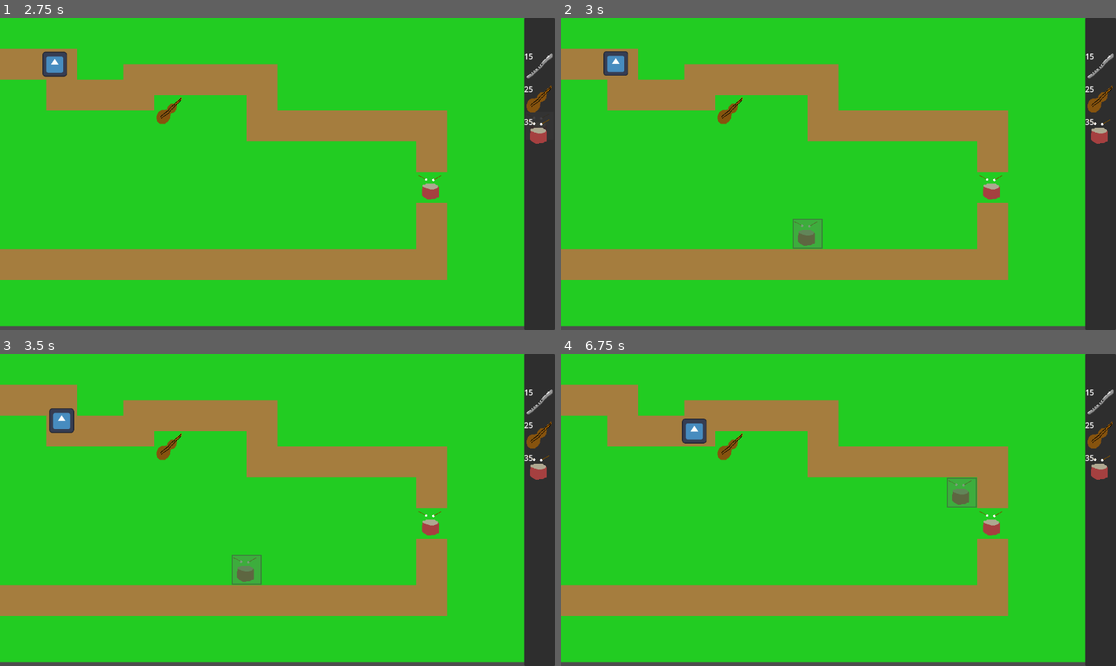
Above: before the commit, frames 1-4 (two rows, left to right).
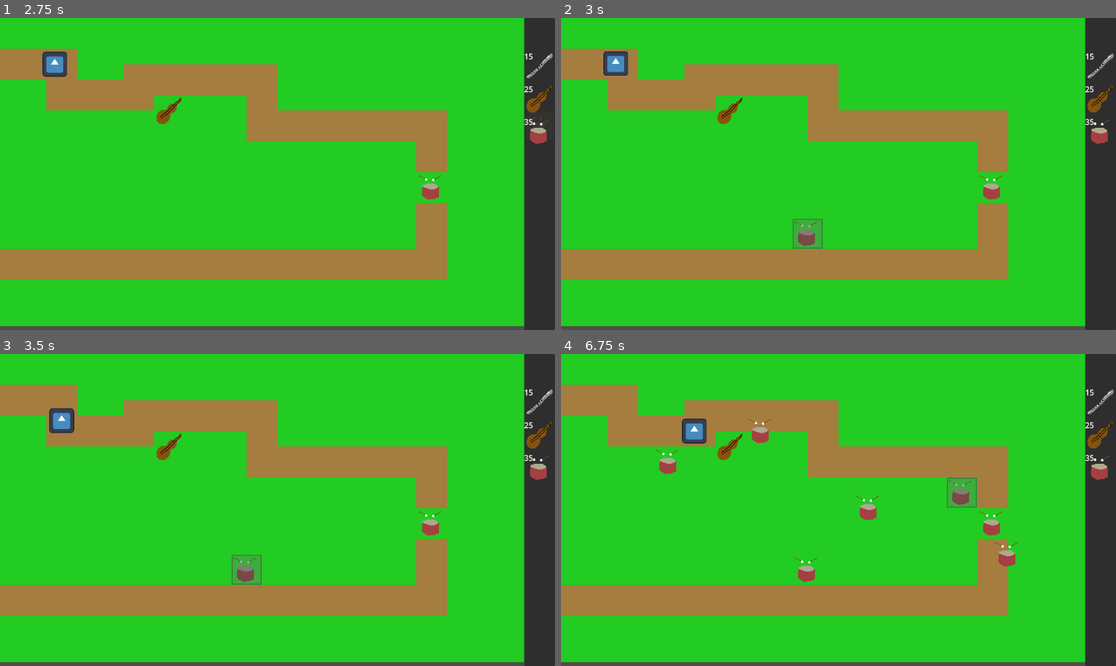
Above: after the commit, the same moments.

Repository: HedgeLizards/lout
Game: Godot game, scene res://scenes/world.tscn
The game is run twice, just before and just after one commit, with the same random seed, the same clock (stepped at 60 frames per second) and the same inputs. The engine's default icon, where the game draws it, is replaced by a stand-in: a white triangle on a blue panel in a dark square.
Inputs (mouse positions are in pixels of both pictures, inside the frame that each line leads up to):
- Up to frame 1 (2.75 s): tap Enter at 0.5 s; move the mouse to (538, 64) at 0.52 s; click (538, 64) at 0.67 s; move the mouse to (538, 99) at 1.27 s; click (538, 99) at 1.42 s; tap Space at 2 s; move the mouse to (538, 130) at 2.02 s; click (538, 130) at 2.17 s
- Up to frame 2 (3 s): tap Enter at 2.75 s; move the mouse to (810, 236) at 2.77 s; click (810, 236) at 2.92 s
- Up to frame 3 (3.5 s): no input
- Up to frame 4 (6.75 s): move the mouse to (1005, 556) at 3.52 s; click (1005, 556) at 3.67 s; move the mouse to (672, 463) at 4.27 s; click (672, 463) at 4.42 s; tap Space at 5 s; move the mouse to (866, 510) at 5.02 s; click (866, 510) at 5.17 s; tap Enter at 5.75 s; move the mouse to (755, 432) at 5.77 s; click (755, 432) at 5.92 s; move the mouse to (960, 494) at 6.52 s; click (960, 494) at 6.67 s

Frame 1 is identical in both runs. In frame 2, 0.1% of the frame differs, in the area x 42-47%, y 65-74%; in frame 3, 0.1%; in frame 4, 0.9%, in the area x 17-83%, y 20-74%.
Error before the commit: Cannot call method 'add_child' on a null value. (res://code/builder.gd:29)

Commit message:
fixed building and add option to cancel building

Diff:
--- a/code/builder.gd
+++ b/code/builder.gd
@@ -2,6 +2,7 @@
 
 var currency: int = 100
 var selected: Tower = null
+var tile_position: Vector2i
 
 func try_buy(tower: Tower):
 	if tower != null and tower.cost <= currency:
@@ -20,10 +21,13 @@
 func _input(event: InputEvent) -> void:
 	if event is InputEventMouseMotion:
 		#var tile_size: Vector2 = Vector2(%Background.tile_set.tile_size) * %Background.scale
-		global_position = %Grid.to_world(%Grid.to_grid(event.global_position))
+		tile_position = %Grid.to_grid(event.global_position)
+		global_position = %Grid.to_world(tile_position)
 
 func _unhandled_input(event: InputEvent) -> void:
 	if selected != null and event is InputEventMouseButton and event.pressed and event.button_index == 1:
 		var tower = selected.scene.instantiate()
 		tower.global_position = global_position
-		%Towers.add_child(tower)
+		$'../Level'.add_tower(selected, tile_position)
+	elif event is InputEventMouseButton and event.pressed and event.button_index == 2:
+		select(null)
--- a/code/level.gd
+++ b/code/level.gd
@@ -7,3 +7,10 @@
 
 	for tower in $Towers.get_children():
 		tower.shoot()
+
+func add_tower(blueprint: Tower, pos: Vector2i) -> void:
+
+	var tower = blueprint.scene.instantiate()
+	tower.position = $'../Grid'.to_world(pos)
+	prints(pos, tower.position)
+	$Towers.add_child(tower)
--- a/scenes/ui.tscn
+++ b/scenes/ui.tscn
@@ -1,9 +1,10 @@
-[gd_scene load_steps=5 format=3 uid="uid://c0pp0m557b0hp"]
+[gd_scene load_steps=6 format=3 uid="uid://c0pp0m557b0hp"]
 
 [ext_resource type="PackedScene" uid="uid://c2pqmnnauqe51" path="res://scenes/buy_button.tscn" id="1_nt7q6"]
 [ext_resource type="Texture2D" uid="uid://cx1h07kps2lqm" path="res://art/instruments/flute.png" id="2_gdt2y"]
 [ext_resource type="Texture2D" uid="uid://bpuo75wm7jr4f" path="res://art/instruments/stringed.png" id="2_x4jx1"]
 [ext_resource type="Texture2D" uid="uid://c84vpl7lom7ij" path="res://art/instruments/drums.png" id="4_wm3ai"]
+[ext_resource type="Texture2D" uid="uid://chmr40cxrhmf4" path="res://art/cancel.png" id="5_wm3ai"]
 
 [node name="UI" type="CanvasLayer"]
 
@@ -51,3 +52,7 @@
 layout_mode = 2
 texture = ExtResource("4_wm3ai")
 tower_type = 2
+
+[node name="CancelBuy" parent="HBoxContainer/PanelContainer/VBoxContainer" instance=ExtResource("1_nt7q6")]
+layout_mode = 2
+texture = ExtResource("5_wm3ai")
